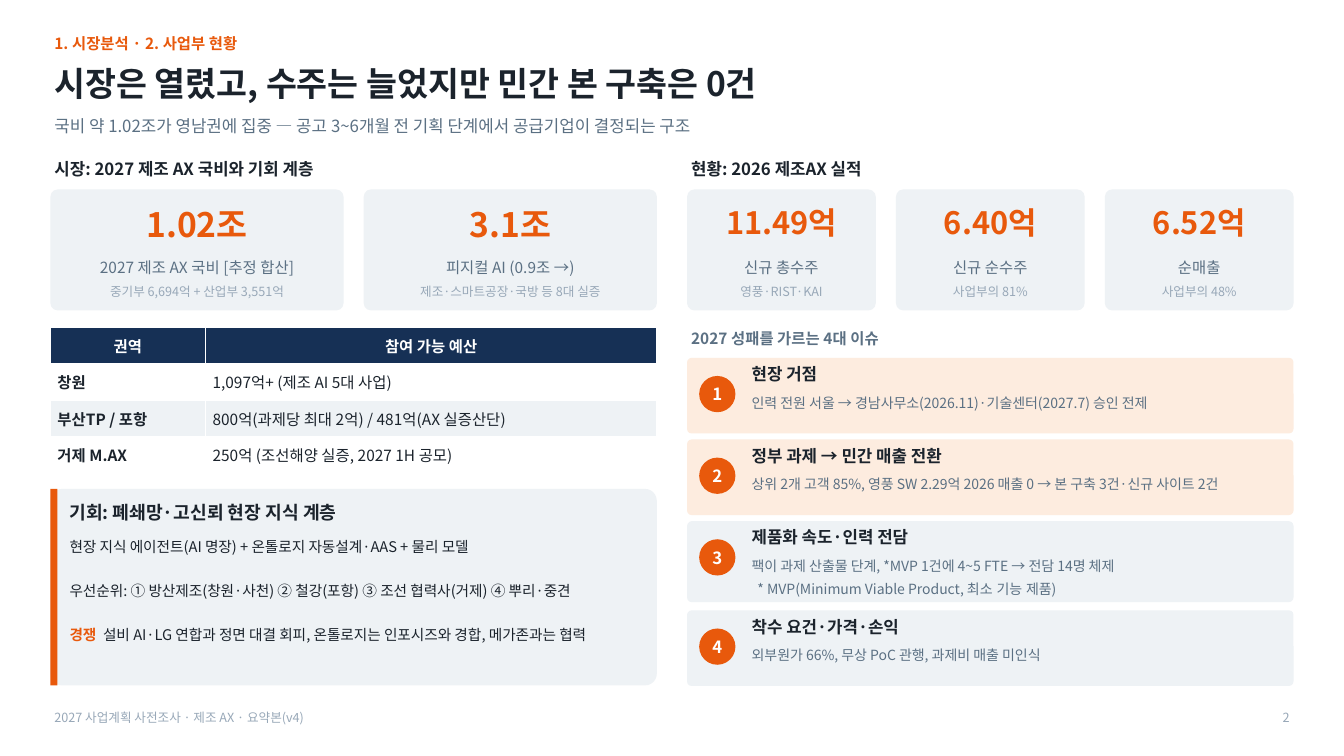
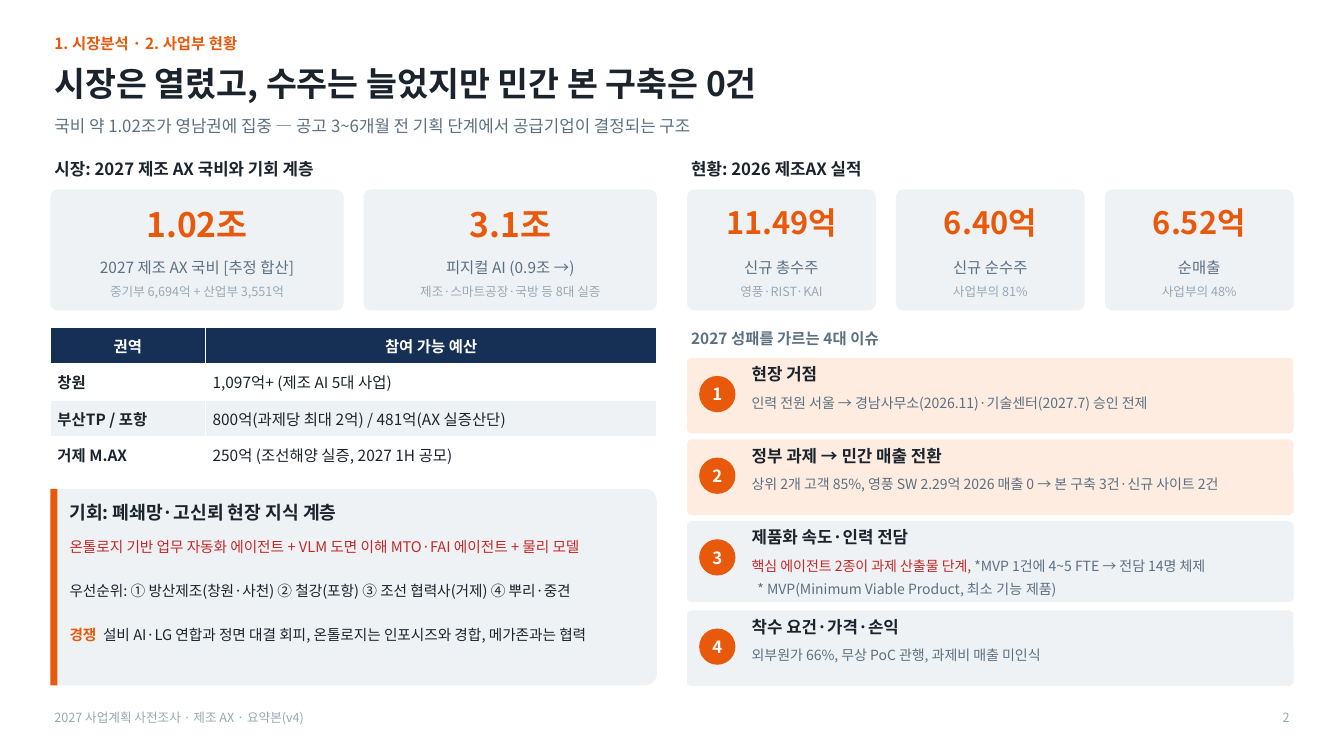
Before and after one commit to Jacob-Yeom/claude, a slide deck: slide 3 of output/2027_mfg_AX_summary_v4_1_product_roadmap_supplement.pptx. Drawn at 1344x756 pixels with LibreOffice and Linux fonts; fonts in the diff are those of the drawing. Boxes give left, top, right and bottom in pixels: in the first picture for what was removed or moved away, otherwise in the second. Text is boxed around its words. In the diff, an @@ line names an element or a change of style, - is before the commit and + after.

```diff
--- a/output/2027_mfg_AX_summary_v4_1_product_roadmap_supplement.pptx
+++ b/output/2027_mfg_AX_summary_v4_1_product_roadmap_supplement.pptx
@@ text at box(70, 540, 580, 553): text changed; text colour #1B232C to #C62828 @@
-현장 지식 에이전트(AI 명장) + 온톨로지 자동설계·AAS + 물리 모델
+온톨로지 기반 업무 자동화 에이전트 + VLM 도면 이해 MTO·FAI 에이전트 + 물리 모델
@@ text at box(752, 559, 1206, 574): text changed @@
-팩이 과제 산출물 단계, *MVP 1건에 4~5 FTE → 전담 14명 체제
+핵심 에이전트 2종이 과제 산출물 단계, *MVP 1건에 4~5 FTE → 전담 14명 체제
```
Also in this commit, not shown: 9 other slides changed, 2 other files.
